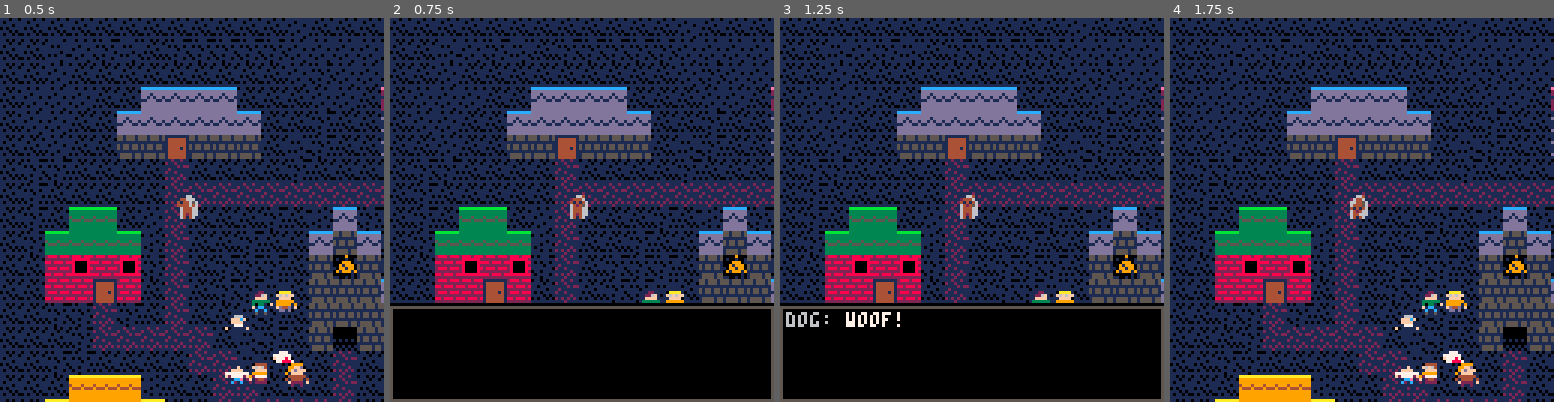
Above: before the commit, frames 1-4 (left to right).
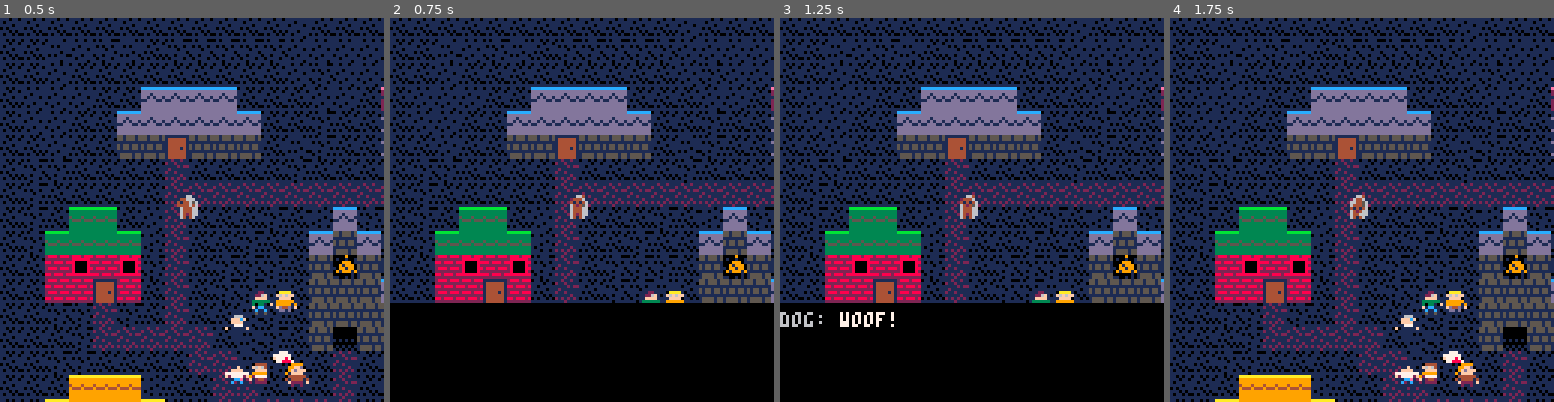
Above: after the commit, the same moments.

Repository: codeartisticninja/ldjam38
Game: PICO-8 cartridge ldjam.p8
The game is run twice, just before and just after one commit, with the same random seed, the same clock (stepped at 60 frames per second) and the same inputs.
Inputs:
- Up to frame 1 (0.5 s): no input
- Up to frame 2 (0.75 s): tap O (Z key) at 0.7 s
- Up to frame 3 (1.25 s): no input
- Up to frame 4 (1.75 s): hold Right from 1.6 s (still down); tap O (Z key) at 1.7 s

Frame 1 is identical in both runs. In frame 2, 1.9% of the frame differs, in the area x 0-100%, y 75-100%; in frame 3, 2.3%; in frame 4, nothing differs.

Commit message:
borderless dialogbox

Diff:
--- a/ldjam.p8
+++ b/ldjam.p8
@@ -537,12 +537,12 @@
 function drawdiabox()
 	camera(0,0)
 	rectfill(0, 95, 127, 127, 0)
-	rect(0, 96, 127, 127, 5)
+	-- rect(0, 96, 127, 127, 5)
 	txt = dialog.script[dialog.pos]
-	txt = wordwrap(txt, 30)
+	txt = wordwrap(txt, 32)
 	txt = sub(txt,1,dialog.col)
- print(txt, 2, 98, 7)
-	print(firstword(txt), 2, 98, 6)
+ print(txt, 0, 98, 7)
+	print(firstword(txt), 0, 98, 6)
 end
 
 __gfx__
